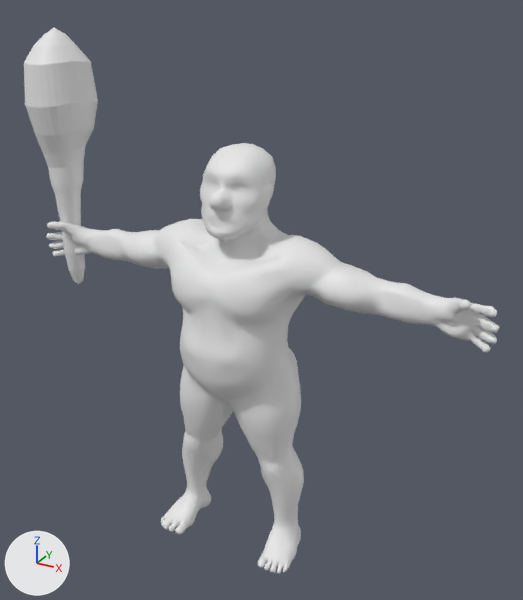
What one commit did to the glTF model resources/meshes/characters/jack/jack_idle.gltf.
One viewpoint serves both versions: a 50 mm camera at (6.37, -10.87, 10.72) aimed at (0.34, 0.08, 5.24). Lighting does not change. The marker at lower left points along +X, +Y and +Z. Where no turn or scale is listed for an object, it has been applied to the vertices.

Objects in the first picture: 'jack.001', 'weapon'.
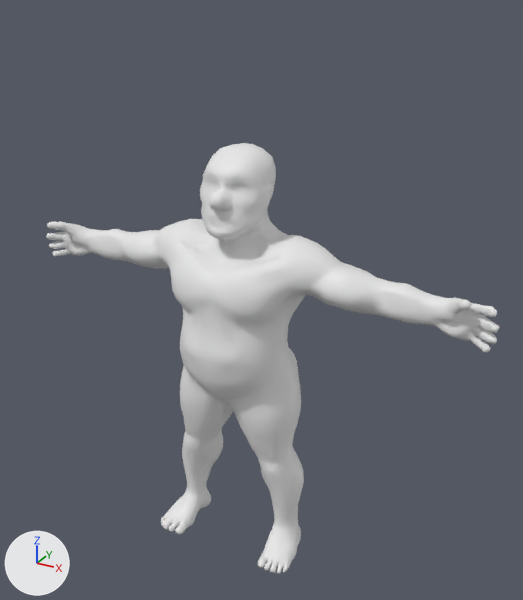
Where the newer file only moved an object's origin or applied its transform, the numbers keep the older frame.

Location of each change, (x1, y1, x2, y2) in pixels of the pictures (523 x 600 px):
'weapon', deleted
    before: (24, 28, 98, 284)

Patch to the scene script:
```diff
--- a/resources/meshes/characters/jack/jack_idle.gltf.py
+++ b/resources/meshes/characters/jack/jack_idle.gltf.py
@@ ob_weapon @@
-ob_weapon = bpy.data.objects.new('weapon', me_cube_003)
-ob_weapon.location = (0.0, 0.0, 0.0)
```
